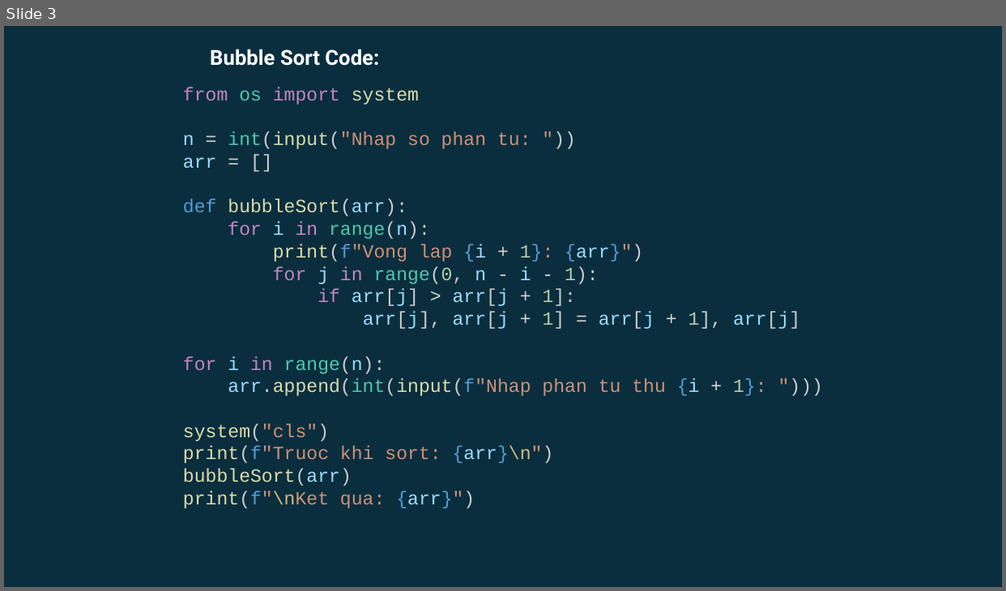
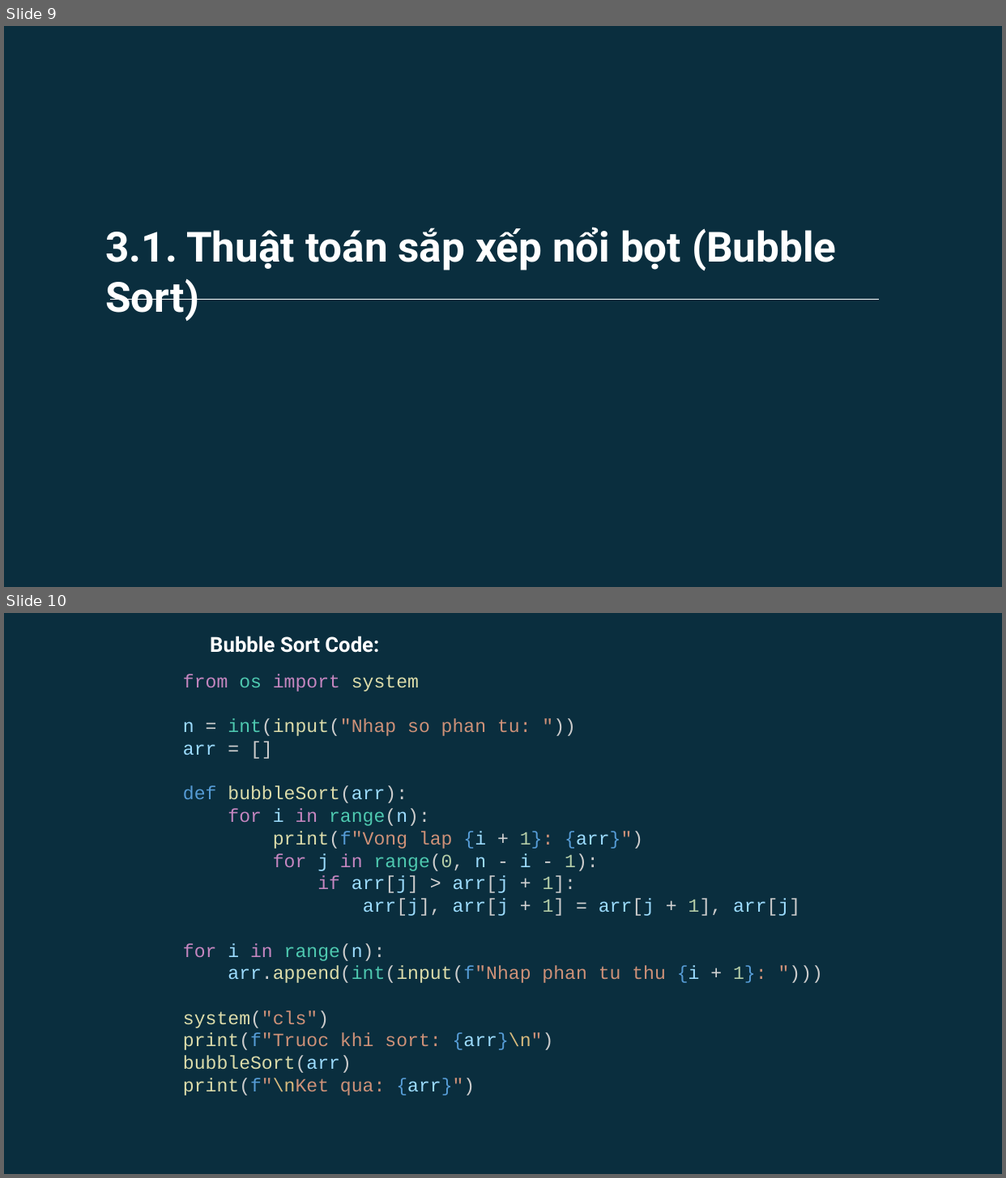
Before and after one commit to ngotuanviet/BTLDSA, a slide deck: ThuyetTrinh/SlideThuyetTrinh.pptx. Shown one above the other, each under a label of ours: slide 3 before the commit, slides 9 and 10 after it. The pictures are 1006x591 and 1006x1178 pixels, drawn with LibreOffice and Linux fonts; fonts in the diff are those of the drawing. Boxes give left, top, right and bottom in pixels: in the first picture for what was removed or moved away, otherwise in the second. Text is boxed around its words. In the diff, an @@ line names an element or a change of style, - is before the commit and + after.

```diff
--- a/ThuyetTrinh/SlideThuyetTrinh.pptx
+++ b/ThuyetTrinh/SlideThuyetTrinh.pptx
@@ slide 9 added at (x1=4, y1=26, x2=1002, y2=587), background #0A2E3E @@
@@ text added at (x1=105, y1=227, x2=836, y2=322), 40 pt, text #FFFFFF, bold @@
+3.1. Thuật toán sắp xếp nổi bọt (Bubble Sort)
@@ line added from (110, 299) to (879, 299), #FFFFFF 1.5 pt @@
@@ what was slide 3 is now slide 10 @@
```
Also in this commit, not shown: 1 slide changed, 80 other slides added, 1 slide removed.
